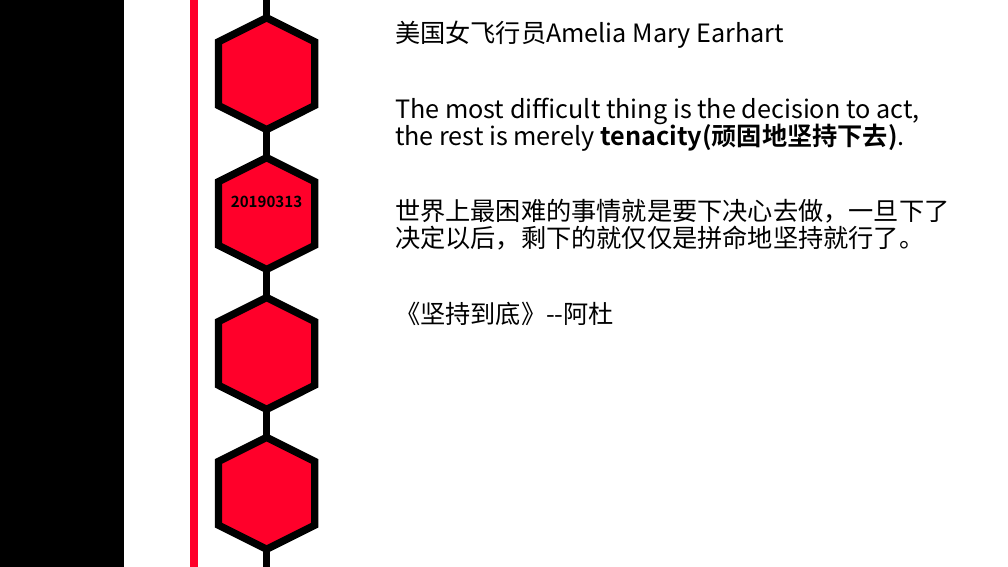
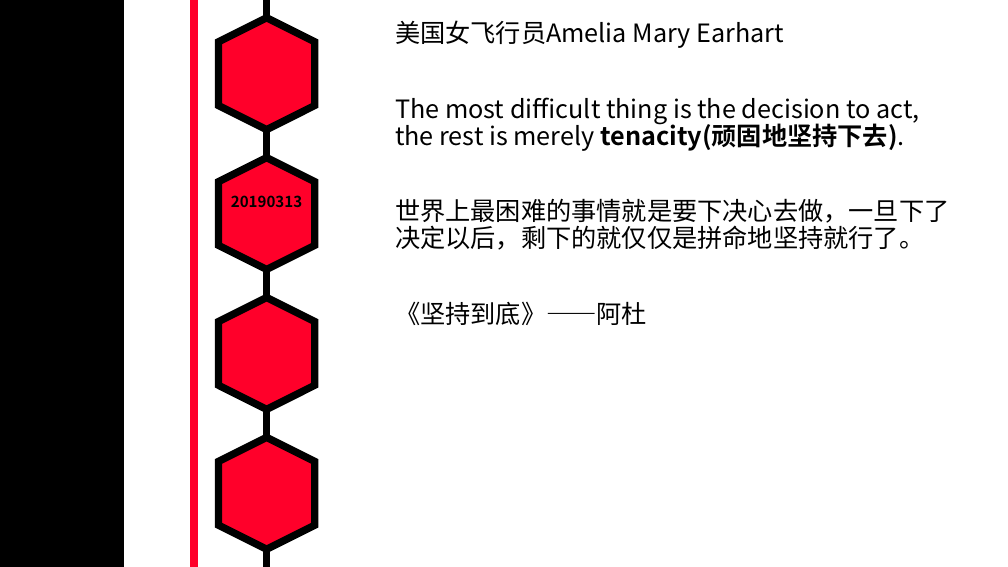
Before and after one commit to MarkShen1992/PPT-template, a slide deck: slide 7 of morning reading/iridescent english sentenses.pptx. Drawn at 1008x567 pixels with LibreOffice and Linux fonts; fonts in the diff are those of the drawing. Boxes give left, top, right and bottom in pixels: in the first picture for what was removed or moved away, otherwise in the second. Text is boxed around its words. In the diff, an @@ line names an element or a change of style, - is before the commit and + after.

```diff
--- a/morning reading/iridescent english sentenses.pptx
+++ b/morning reading/iridescent english sentenses.pptx
@@ text at <box>395,301,647,325</box>: text changed @@
-《坚持到底》--阿杜
+《坚持到底》——阿杜
```
Also in this commit, not shown: 3 other slides changed, 3 slides added.
